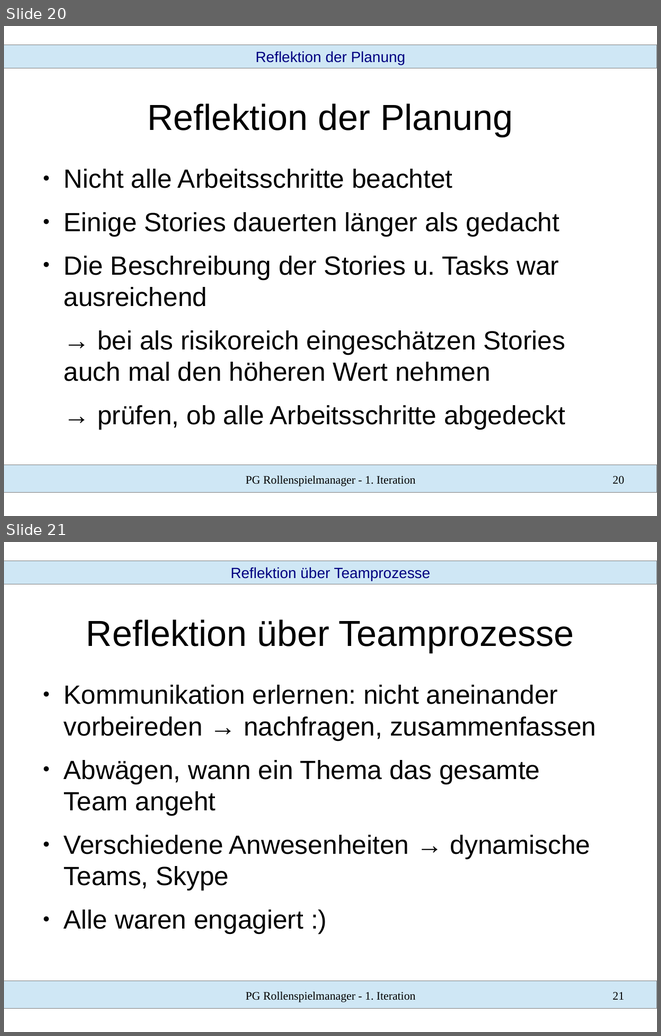
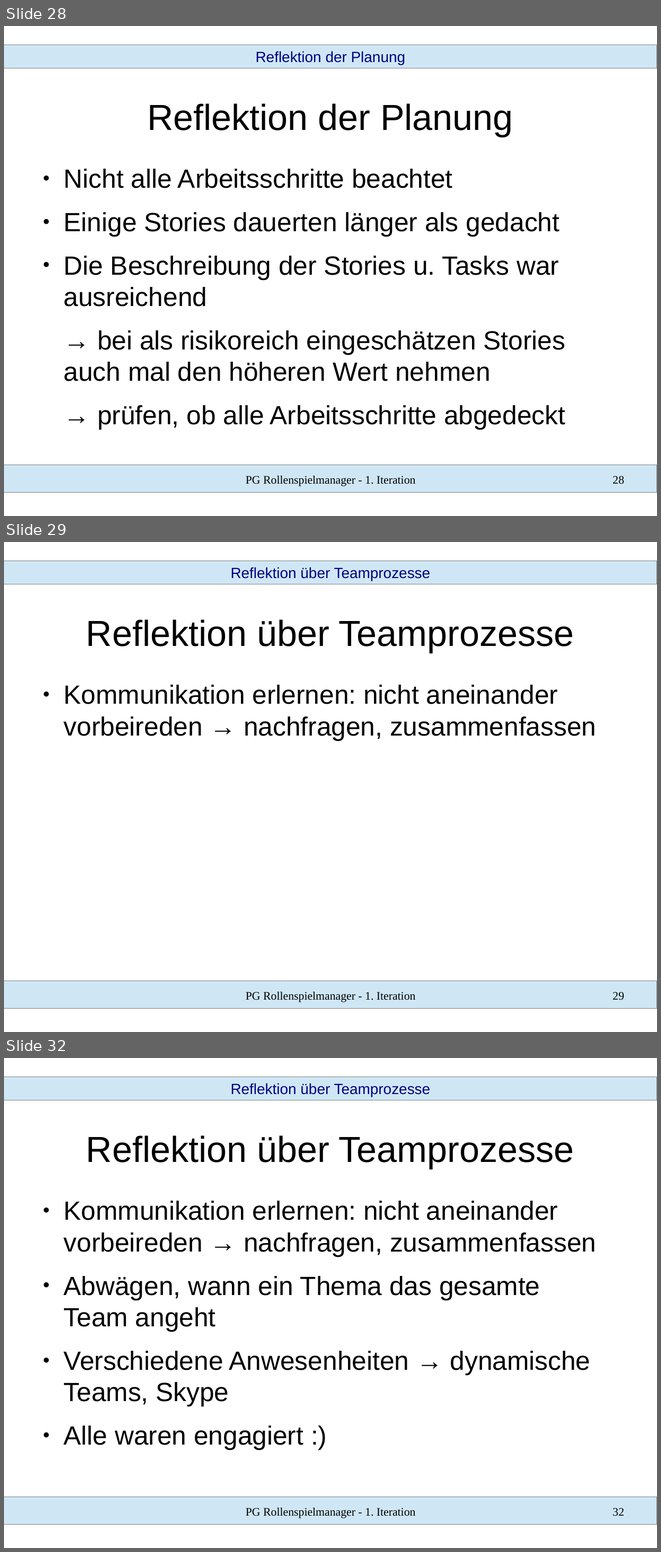
Before and after one commit to SWT-Projektgruppe-2015/Rollenspielmanager, a slide deck: Dokumente/01 Iteration/vortrag.odp. Shown one above the other, each under a label of ours: slides 20 and 21 before the commit, slides 28, 29 and 32 after it; the slides between them are not shown. The pictures are 661x1036 and 661x1552 pixels, drawn with LibreOffice and Linux fonts; fonts in the diff are those of the drawing. Boxes give left, top, right and bottom in pixels: in the first picture for what was removed or moved away, otherwise in the second. Text is boxed around its words. In the diff, an @@ line names an element or a change of style, - is before the commit and + after.

```diff
--- a/Dokumente/01 Iteration/vortrag.odp
+++ b/Dokumente/01 Iteration/vortrag.odp
@@ slide 29 added at <box>4,542,657,1032</box>, background #FFFFFF; not listed: 2 template elements that a slide beside it also shows @@
@@ text added at <box>231,567,431,581</box>, 18 pt, text #000080 @@
+Reflektion über Teamprozesse
@@ title added at <box>86,619,574,653</box>, 44 pt, text #000000 @@
+Reflektion über Teamprozesse
@@ text added at <box>64,685,596,740</box>, 32 pt, text #000000 @@
+● Kommunikation erlernen: nicht aneinander vorbeireden → nachfragen, zusammenfassen
@@ text added at <box>246,991,416,1002</box>, 14 pt, text #000000 @@
+PG Rollenspielmanager - 1. Iteration
@@ page number added at <box>612,991,624,1000</box>, 14 pt, text #000000 @@
+29
@@ what was slide 20 is now slide 28 @@
@@ page number at <box>612,475,624,484</box>: text changed @@
-20
+28
@@ what was slide 21 is now slide 32 @@
@@ page number at <box>612,1507,624,1516</box>: text changed @@
-21
+32
```
Also in this commit, not shown: 4 slides changed, 10 other slides added, 1 other file.
